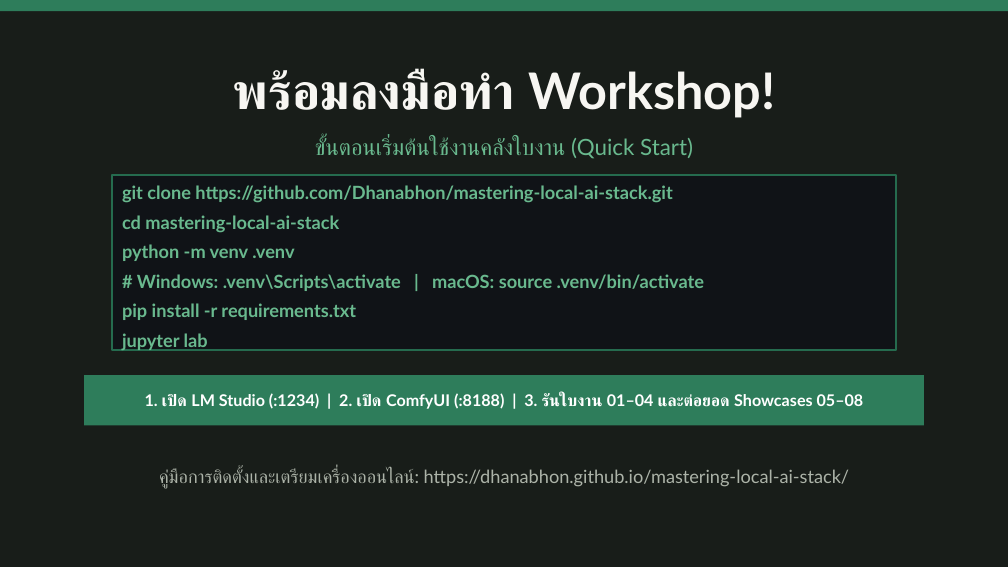
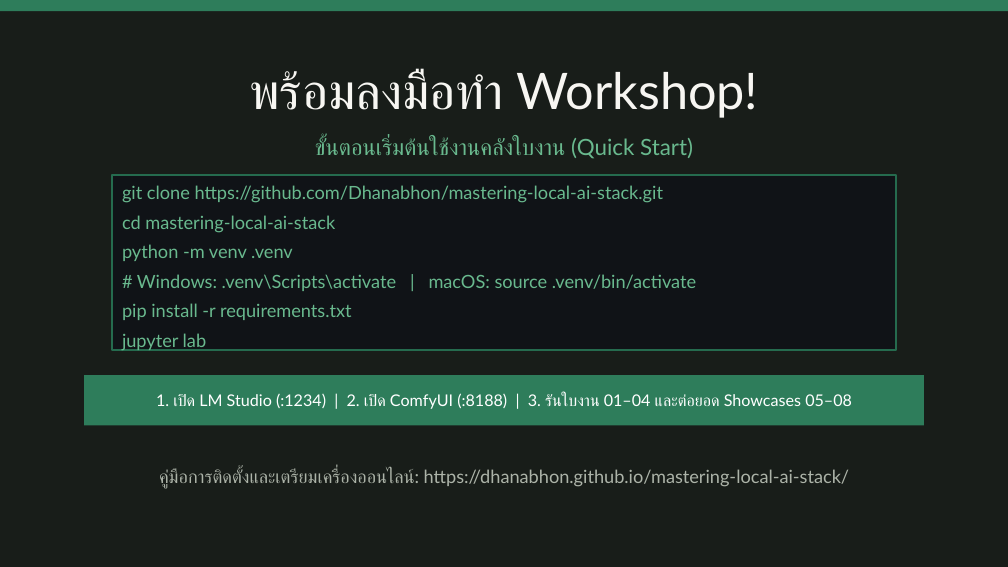
Before and after one commit to Dhanabhon/mastering-local-ai-stack, a slide deck: slide 21 of slides/Mastering_Local_AI_Stack_2026.pptx. Drawn at 1008x567 pixels with LibreOffice and Linux fonts; fonts in the diff are those of the drawing. Boxes give left, top, right and bottom in pixels: in the first picture for what was removed or moved away, otherwise in the second. Text is boxed around its words. In the diff, an @@ line names an element or a change of style, - is before the commit and + after.

Commit message:
style(slides): set all text elements across all 21 slides to Google Sans Thai

```diff
--- a/slides/Mastering_Local_AI_Stack_2026.pptx
+++ b/slides/Mastering_Local_AI_Stack_2026.pptx
@@ bold off in 3 elements at box(250, 70, 758, 118), box(112, 175, 896, 351), box(84, 375, 923, 425) @@
```
Also in this commit, not shown: 20 other slides changed, 1 other file.
